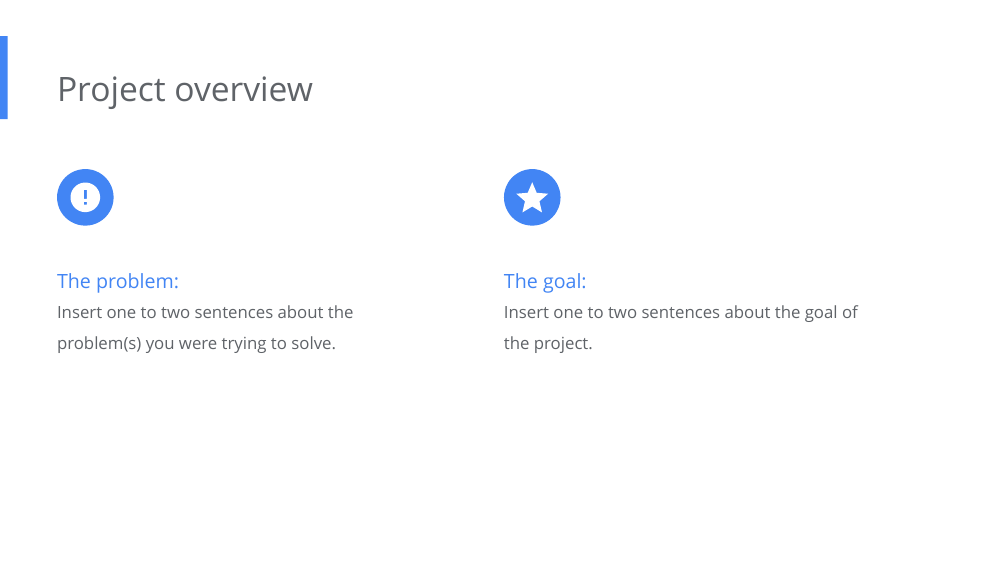
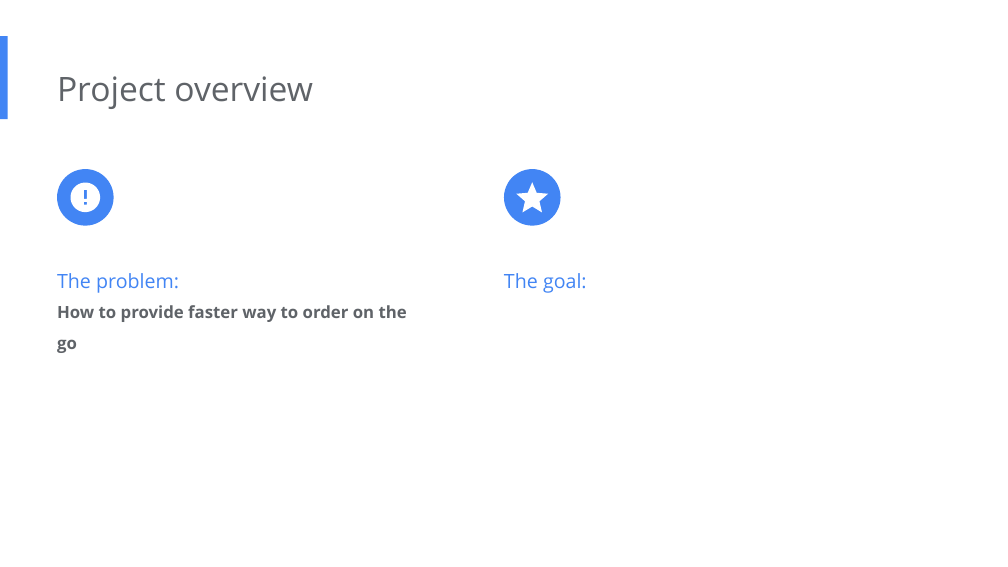
Before and after one commit to aPR0T0/UX-design, a slide deck: slide 3 of Portfolio Project/Study Deck.pptx. Drawn at 1008x567 pixels with LibreOffice and Linux fonts; fonts in the diff are those of the drawing. Boxes give left, top, right and bottom in pixels: in the first picture for what was removed or moved away, otherwise in the second. Text is boxed around its words. In the diff, an @@ line names an element or a change of style, - is before the commit and + after.

Commit message:
problem and hypothesis statement

```diff
--- a/Portfolio Project/Study Deck.pptx
+++ b/Portfolio Project/Study Deck.pptx
@@ text at <box>57,305,407,353</box>: text changed; bold on @@
-Insert one to two sentences about the problem(s) you were trying to solve.
+How to provide faster way to order on the go
@@ text at <box>504,305,858,353</box>: paragraph removed @@
-Insert one to two sentences about the goal of the project.
```
Also in this commit, not shown: 1 other slide changed, 1 slide added, 1 slide removed, 3 other files.
